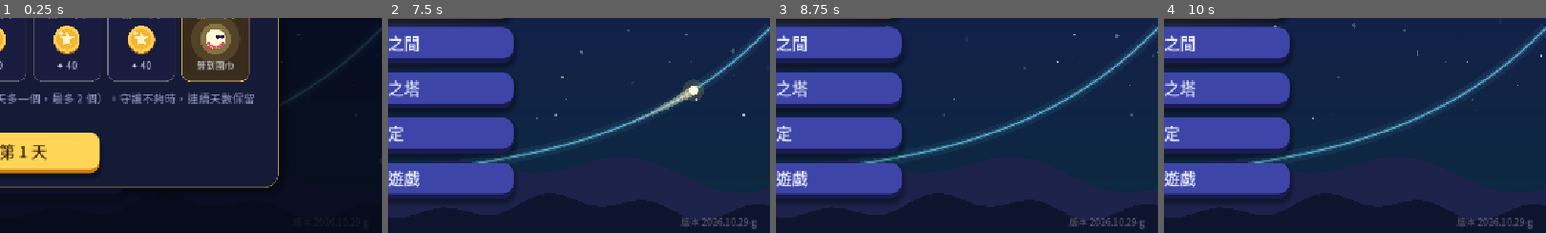
Above: before the commit, frames 1-4 (left to right).
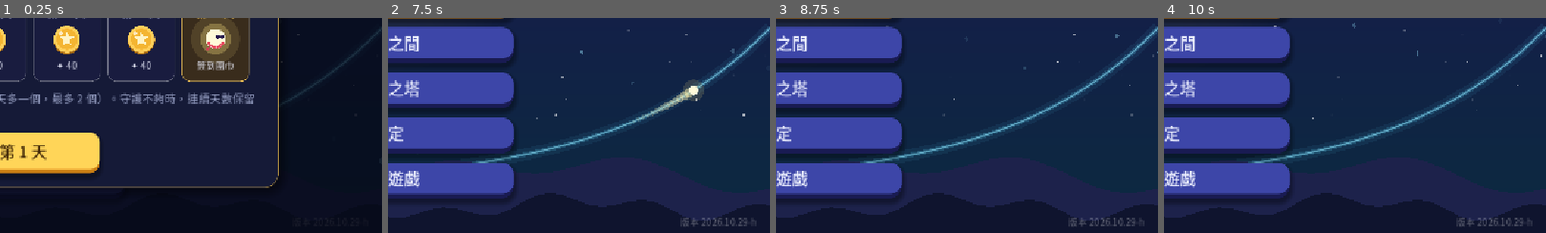
Above: after the commit, the same moments.

Repository: sam2068csie/light-spirit-journey
Game: Godot game, scene res://main_menu.tscn
Same seed, same stepped clock (60 frames per second), same inputs: the game is played once before the commit and once after it.
Inputs (mouse positions are % of the whole screen's width and height, from its top left):
- Up to frame 1 (0.25 s): no input
- Up to frame 2 (7.5 s): click "開始冒險" at 0.5 s; click "開始冒險" at 1.25 s; click "修煉之間" at 2 s; click "終焉之塔" at 2.75 s; click "設定" at 3.5 s; click "離開遊戲" at 4.25 s; click "每日任務" at 5 s; click "光靈扭蛋" at 5.75 s; click "光靈衣櫃" at 6.5 s; click "✕" at 7.25 s
- Up to frame 3 (8.75 s): tap Enter at 8 s; drag from (50, 50) to (60, 28) at 8.02 s
- Up to frame 4 (10 s): drag from (30, 55) to (45, 70) at 8.77 s; move the mouse to (60, 28) at 9.52 s; hold Right from 9.53 s (still down); tap 9 at 9.6 s
The pictures show only the part of the screen within x 50-100%, y 50-100%; the shares and areas given below are measured in that part.

The runs differ from the first frame. In frame 2, 0.1% of the frame differs, in the area x 76-97%, y 92-99%; in frame 3, 0.1%; in frame 4, 0.1%.

Commit message:
L5 鏡面交點 (1/2)^x：放寬畫面，兩條都先標整數點 (BUILD 2026.10.29-h)
Co-Authored-By: Claude Opus 5.5 <noreply@anthropic.com>
Claude-Session: https://claude.ai/code/session_01RombajUyooAJ6yvir5uviP

Diff:
--- a/data/game.gd
+++ b/data/game.gd
@@ -550,7 +550,7 @@
 
 const DQ := preload("daily_quests.gd")
 ## 版本號（主畫面右下角會顯示）：每次交給你新的檔案時更新，方便確認手機上裝的是不是最新版
-const BUILD := "2026.10.29-g"
+const BUILD := "2026.10.29-h"
 
 
 ## 讀取各單元的資料；舊存檔（還沒有單元的版本）的今日修煉、終焉之塔紀錄搬到「指數與對數」
--- a/data/level05_bank.gd
+++ b/data/level05_bank.gd
@@ -269,8 +269,8 @@
 			 "why": "x = 1、3、7 時大小換了兩次：2 個交點，都在 y = x 上。",
 			 "insight": "(4/3)^{x} 與 log_{4/3} x 的兩交點都在 y = x 上。"},
 			{"lhs": "(1/2)^{x}", "rhs": "log_{1/2} x", "exp": {"form": "exp", "a": 0.5}, "quad": {"form": "log", "a": 0.5}, "n": 1,
-			 "domain": Vector2(-1.0, 6.0), "start": {"s": 0.5}, "ranges": {"s": [-1.0, 6.0, 0.05]},
-			 "view": {"y": Vector2(-2.5, 4.0)},
+			 "domain": Vector2(-2.5, 6.0), "start": {"s": 0.5}, "ranges": {"s": [-2.5, 6.0, 0.05]},
+			 "view": {"x": Vector2(-2.5, 6.0), "y": Vector2(-2.5, 5.0)},     # 往左多看一點：(1/2)^{x} 才有 (−2, 4)、(−1, 2) 可以標
 			 "nudge": "遞減曲線一定穿過 y = x 一次，鏡像也交在同一點。",
 			 "why": "(1/2)^{x} 遞減，和 y = x 交一次（x ≈ 0.64），共 1 個。",
 			 "insight": "0 < a < 1 時交點不一定在 y = x 上，例如 a = 1/16 有 3 個。"},
